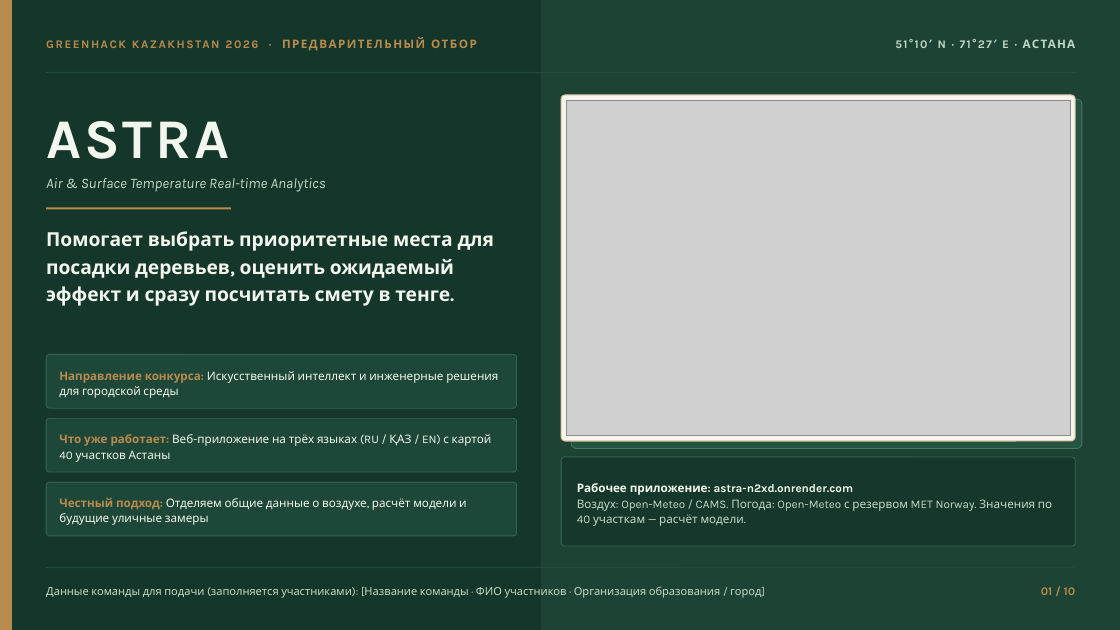
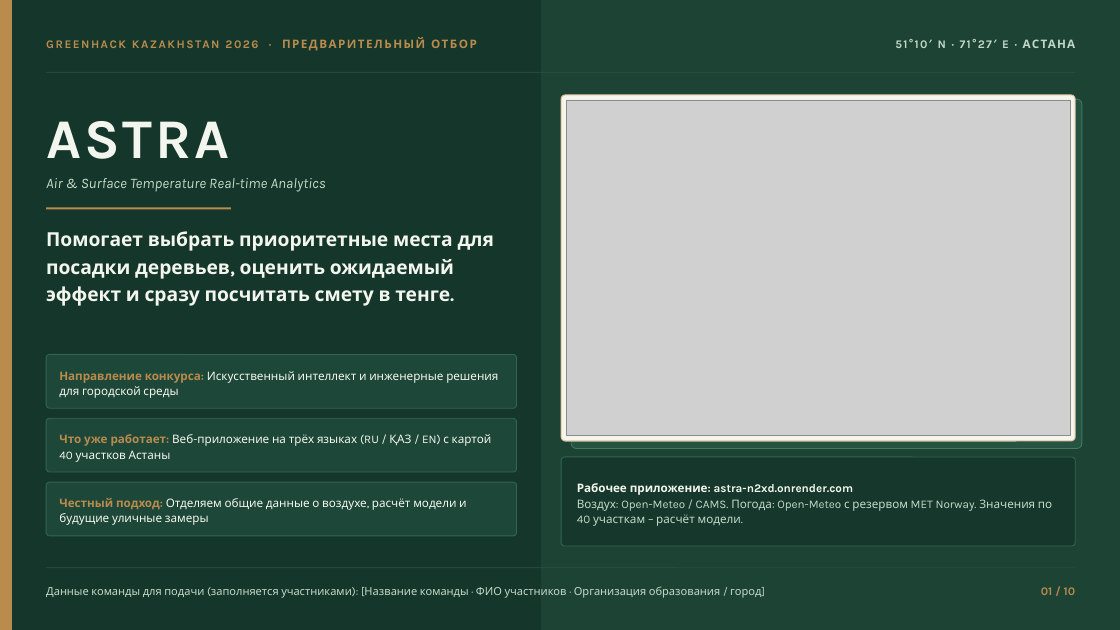
Before and after one commit to GL1NoMe5/A.S.T.R.A, a slide deck: slide 1 of docs/presentation/v2/ASTRA_GreenHack_v2.pptx. Drawn at 1120x630 pixels with LibreOffice and Linux fonts; fonts in the diff are those of the drawing; grey boxes stand for pictures. Boxes give left, top, right and bottom in pixels: in the first picture for what was removed or moved away, otherwise in the second. Text is boxed around its words. In the diff, an @@ line names an element or a change of style, - is before the commit and + after.

```diff
--- a/docs/presentation/v2/ASTRA_GreenHack_v2.pptx
+++ b/docs/presentation/v2/ASTRA_GreenHack_v2.pptx
@@ text at (577,499,1052,526): text changed @@
-Воздух: Open-Meteo / CAMS. Погода: Open-Meteo с резервом MET Norway. Значения по 40 участкам — расчёт модели.
+Воздух: Open-Meteo / CAMS. Погода: Open-Meteo с резервом MET Norway. Значения по 40 участкам – расчёт модели.
```
Also in this commit, not shown: 7 other slides changed, 5 other files.
